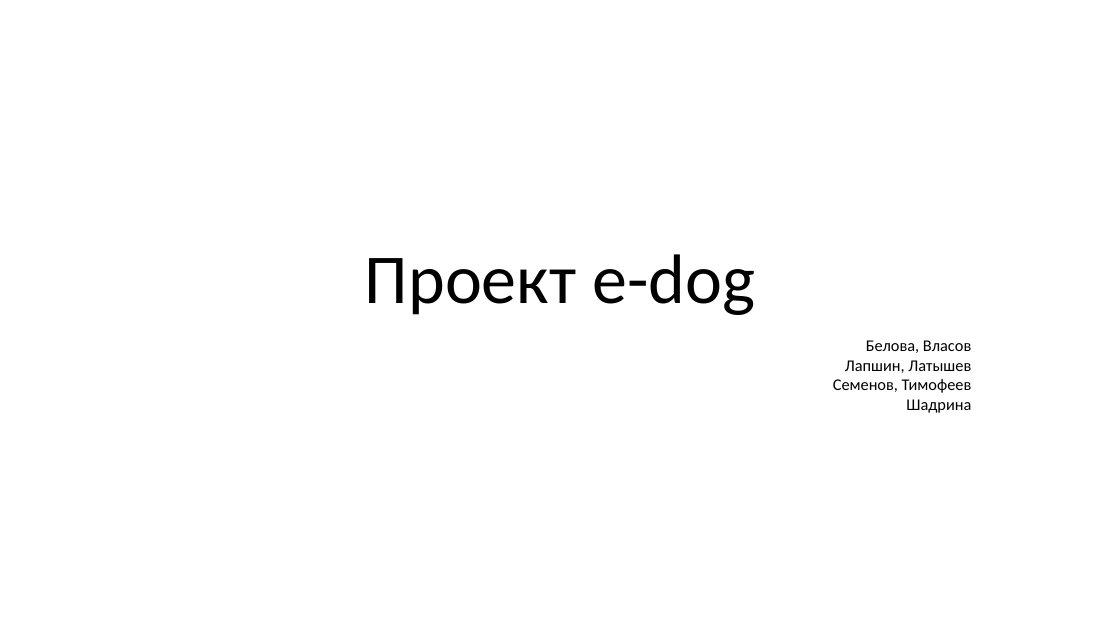
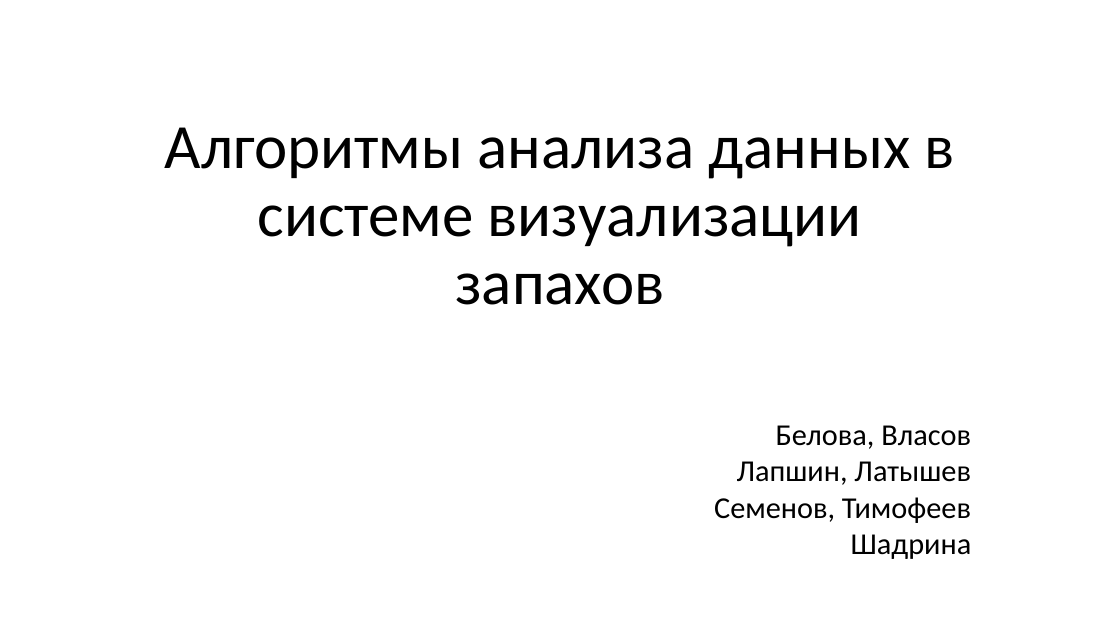
Before and after one commit to ashadrina/nose_project, a slide deck: slide 1 of status.pptx. Drawn at 1120x630 pixels with LibreOffice and Linux fonts; fonts in the diff are those of the drawing. Boxes give left, top, right and bottom in pixels: in the first picture for what was removed or moved away, otherwise in the second. Text is boxed around its words. In the diff, an @@ line names an element or a change of style, - is before the commit and + after.

Commit message:
Update status slides

```diff
--- a/status.pptx
+++ b/status.pptx
@@ title at bbox=[165, 127, 955, 305]: text changed; size 60 to 54 pt @@
-Проект e-dog
+Алгоритмы анализа данных в системе визуализации запахов
@@ subtitle "Белова, Власов": place and size @@
-subtitle "Белова, Власов" at bbox=[833, 340, 972, 413]
+subtitle "Белова, Власов" at bbox=[714, 425, 972, 559]
@@ subtitle "Белова, Власов" at bbox=[714, 425, 972, 559]: size 14 to 26 pt @@
```
